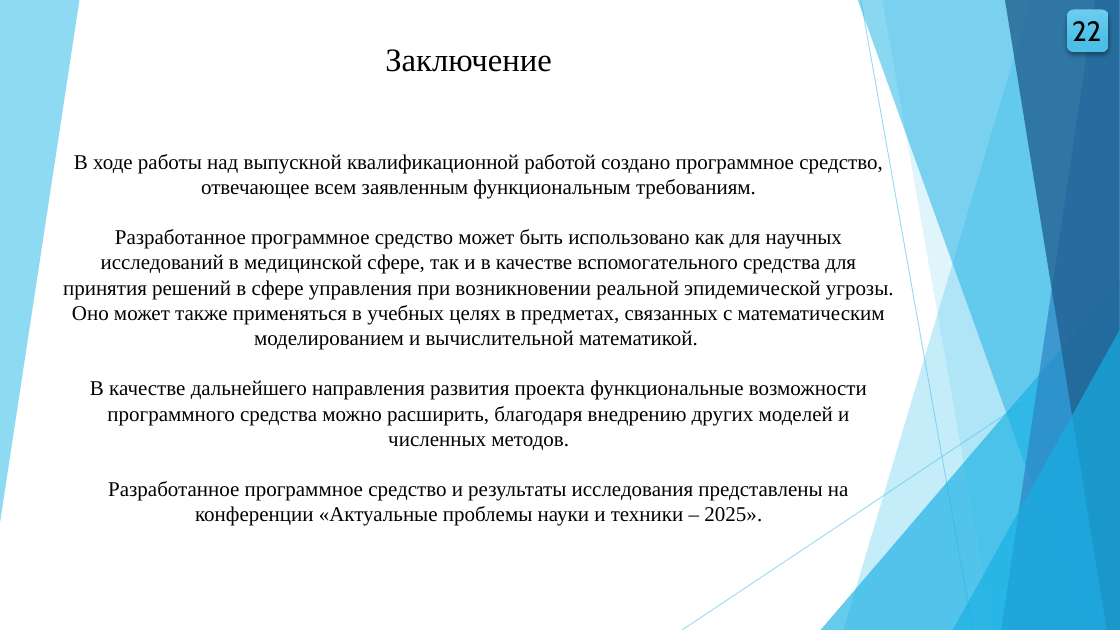
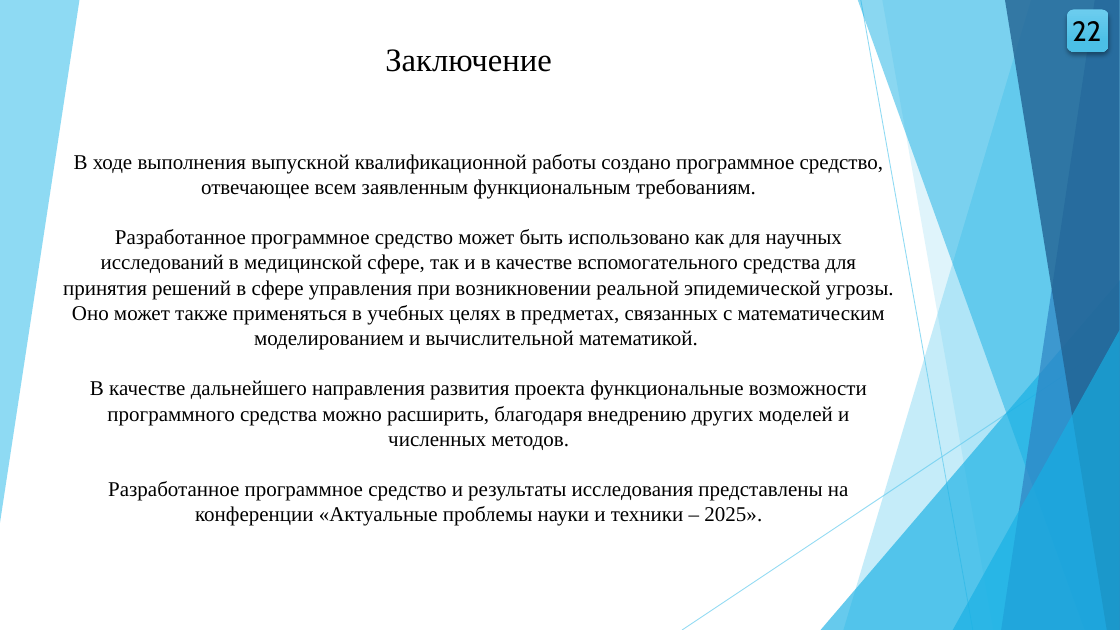
Before and after one commit to wolfufu/EpidemicModelsApp, a slide deck: slide 22 of VKR_Volkova_VMO41.pptx. Drawn at 1120x630 pixels with LibreOffice and Linux fonts; fonts in the diff are those of the drawing. Boxes give left, top, right and bottom in pixels: in the first picture for what was removed or moved away, otherwise in the second. Text is boxed around its words. In the diff, an @@ line names an element or a change of style, - is before the commit and + after.

```diff
--- a/VKR_Volkova_VMO41.pptx
+++ b/VKR_Volkova_VMO41.pptx
@@ text at <box>74,154,883,199</box>: text changed @@
-В ходе работы над выпускной квалификационной работой создано программное средство, отвечающее всем заявленным функциональным требованиям.
+В ходе выполнения выпускной квалификационной работы создано программное средство, отвечающее всем заявленным функциональным требованиям.
```
Also in this commit, not shown: 4 other slides changed, 6 other files.
